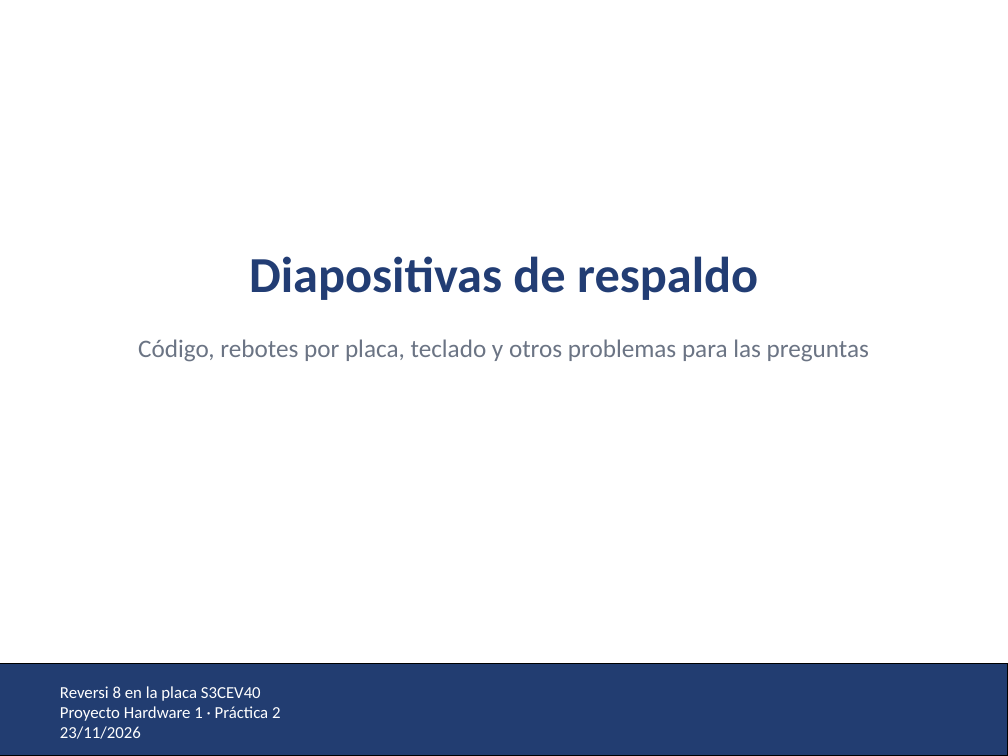
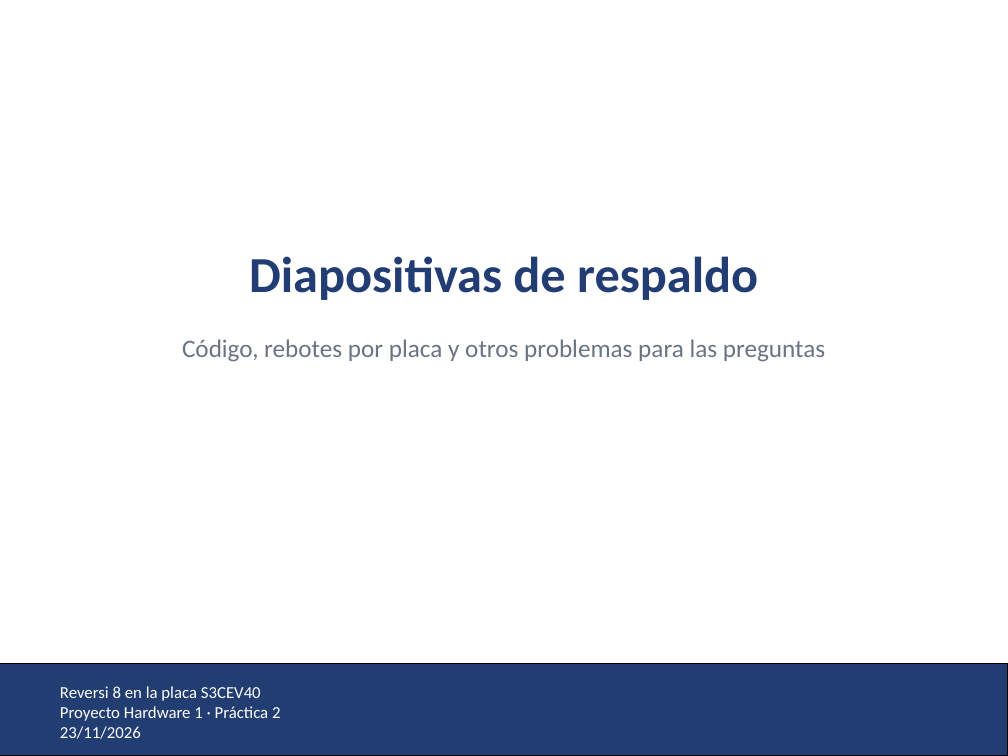
Before and after one commit to sergiobenedi/P2_PH_873042_960280, a slide deck: slide 17 of presentacion/Presentacion_P2_unizar.pptx (slide 15 before the commit). Drawn at 1008x756 pixels with LibreOffice and Linux fonts; fonts in the diff are those of the drawing; background and template pictures are left out. Boxes give left, top, right and bottom in pixels: in the first picture for what was removed or moved away, otherwise in the second. Text is boxed around its words. In the diff, an @@ line names an element or a change of style, - is before the commit and + after.

```diff
--- a/presentacion/Presentacion_P2_unizar.pptx
+++ b/presentacion/Presentacion_P2_unizar.pptx
@@ text at (182,339,825,362): text changed @@
-Código, rebotes por placa, teclado y otros problemas para las preguntas
+Código, rebotes por placa y otros problemas para las preguntas
```
Also in this commit, not shown: 3 other slides changed, 1 slide added, 2 other files.
